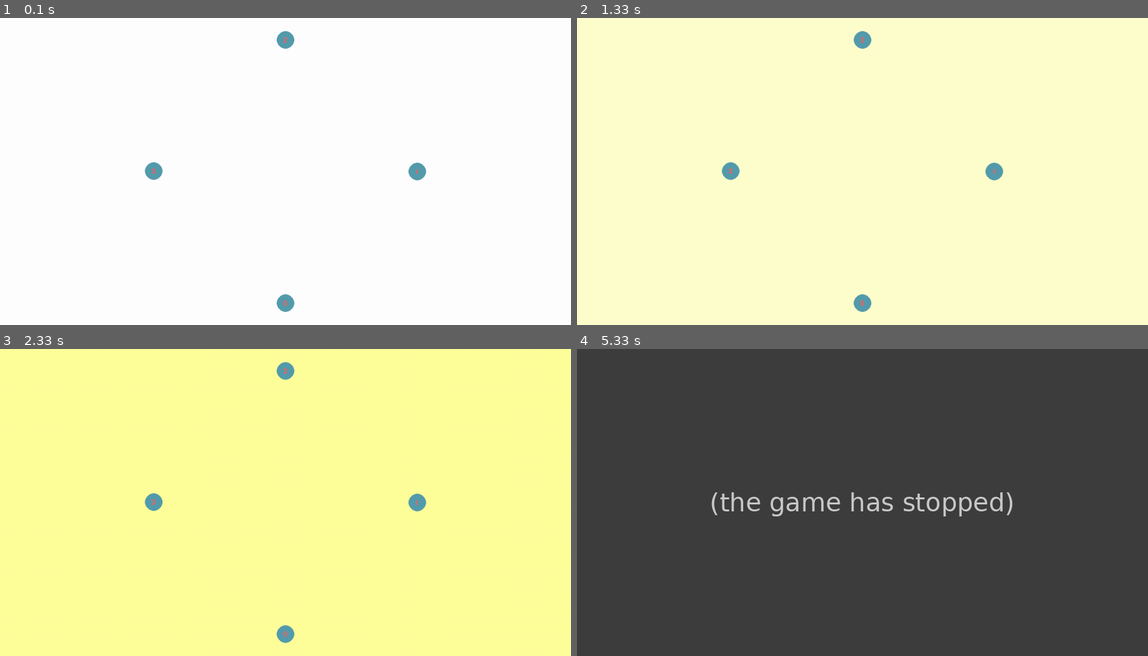
Above: before the commit, frames 1-4 (two rows, left to right).
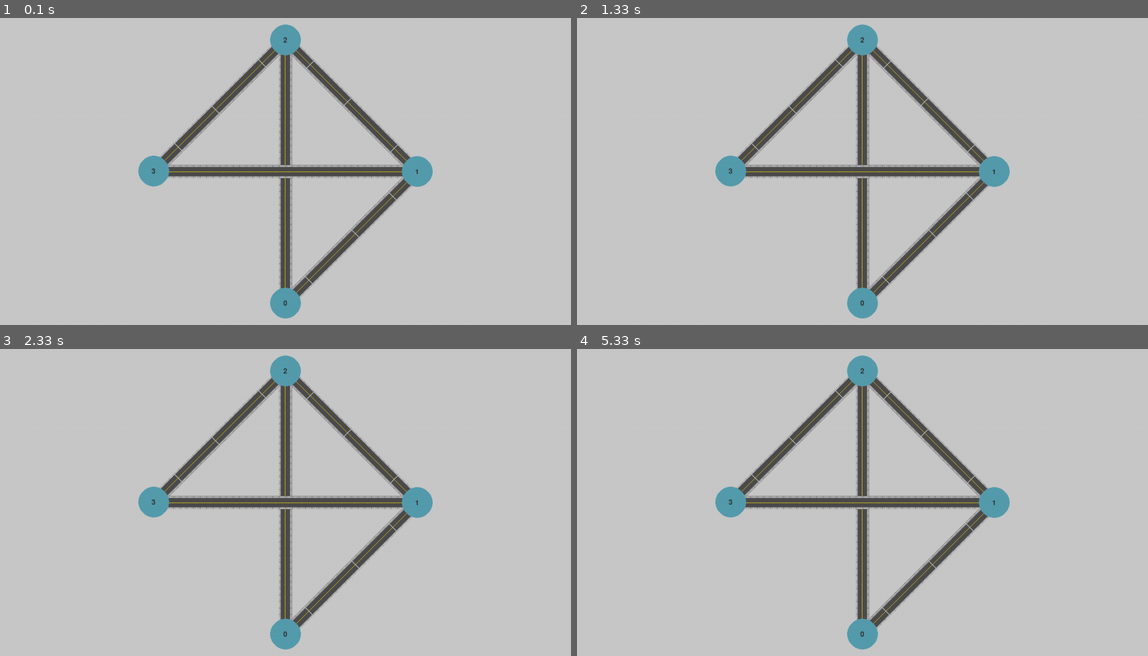
Above: after the commit, the same moments.

Repository: fernandorego/feup-iart-traffic-signaling
Game: pygame game, started from traffic_signaling/src/main.py
Same seed, same stepped clock (60 frames per second), same inputs: the game is played once before the commit and once after it.
Inputs:
- Up to frame 1 (0.1 s): no input
- Up to frame 2 (1.33 s): no input
- Up to frame 3 (2.33 s): no input
- Up to frame 4 (5.33 s): no input

The runs differ from the first frame. In frame 1, 100% of the frame differs, in the area x 0-100%, y 0-100%; in frame 2, 100%; in frame 3, 100%; in frame 4, 96%.
Before the commit the program exited at 5 s; later frames show no game.

Commit message:
Add roads to pygame

Diff:
--- a/traffic_signaling/src/controller/pygame_controller.py
+++ b/traffic_signaling/src/controller/pygame_controller.py
@@ -5,8 +5,8 @@
 from view.city_viewer import CityViewer
 
 WINDOW_SIZE = (1300, 700)
-BG_COLOR = (255, 255, 255)
-FPS = 1
+BG_COLOR = (200, 200, 200)
+FPS = 5
 
 
 class PygameController:
@@ -28,16 +28,13 @@
 
     def loop(self) -> None:
         run = True
-        while run and self.bg_color[2] > 10:
+        while run:
 
             start = time.time()
             run = self.is_running()
 
             self.update()
             self.draw()
-
-            self.set_bg_color(
-                self.bg_color[0], self.bg_color[1], self.bg_color[2]-50)
 
             time.sleep(max(1.0/self.fps - (time.time() - start), 0))
 
--- a/traffic_signaling/src/view/city_viewer.py
+++ b/traffic_signaling/src/view/city_viewer.py
@@ -1,17 +1,75 @@
 import pygame
+from math import atan2, degrees, radians, cos, sin, dist
 from model.city import City
+
+INTERSECTION_COLOR = (85, 156, 173)
+TEXT_COLOR = (50, 50, 50)
+BLOCKSIZE = 30
+GREEN = (0, 255, 0)
+RED = (255, 0, 0)
 
 
 class CityViewer:
     def __init__(self, city: City) -> None:
         self.city = city
+        self.streets = self.get_roads()
+        print(self.streets)
+
+    def get_roads(self):
+        streets = []
+
+        for id1, intersection1 in self.city.intersections.items():
+            for outcoming in intersection1.outgoing_streets:
+                st = False
+                for id2, intersection2 in self.city.intersections.items():
+                    for incoming in intersection2.incoming_streets:
+                        if (outcoming.id == incoming.id):
+                            streets.append((outcoming.id, id1, id2))
+                            st = True
+                            break
+                    if st:
+                        break
+
+        return streets
 
     def draw(self, window) -> None:
+        for street in self.streets:
+            self.draw_road(window, street)
+
         font = pygame.font.SysFont(None, 24)
 
         for id, intersection in self.city.intersections.items():
-            pygame.draw.circle(window, (85, 156, 173),
-                               intersection.get_pos(), 20.0)
-            img = font.render(str(id), True, (255, 94, 91))
-            window.blit(img, (intersection.get_pos()[0] - 5,
-                              intersection.get_pos()[1] - 7))
+            self.draw_intersection(window, id, intersection, font)
+
+    def draw_road(self, window, street):
+        start_intersect_pos = self.city.intersections[street[1]].get_pos()
+        end_intersect_pos = self.city.intersections[street[2]].get_pos()
+
+        angle = degrees(atan2(end_intersect_pos[1] - start_intersect_pos[1],
+                              end_intersect_pos[0] - start_intersect_pos[0]))
+
+        road_block = pygame.image.load(
+            '../asset/img/road.png').convert_alpha()
+        road_block = pygame.transform.scale(
+            road_block, (BLOCKSIZE, BLOCKSIZE))
+        road_block = pygame.transform.rotate(road_block, -angle)
+
+        pos = start_intersect_pos
+
+        distance = dist(pos, end_intersect_pos)
+
+        while (dist(pos, end_intersect_pos) <= distance):
+            distance = dist(pos, end_intersect_pos)
+            rotated_center = (road_block.get_rect(
+                center=(pos[0], pos[1])))
+            window.blit(road_block, rotated_center)
+
+            pos = (pos[0] + BLOCKSIZE*cos(radians(angle)),
+                   pos[1] + BLOCKSIZE*sin(radians(angle)))
+
+    def draw_intersection(self, window, id, intersection, font):
+        pygame.draw.circle(window, INTERSECTION_COLOR,
+                           intersection.get_pos(), 35.0)
+        img = font.render(str(id), True, TEXT_COLOR)
+        window.blit(img, (intersection.get_pos()[0] - 5,
+                          intersection.get_pos()[1] - 7))
Binary file added: traffic_signaling/asset/img/road.png
